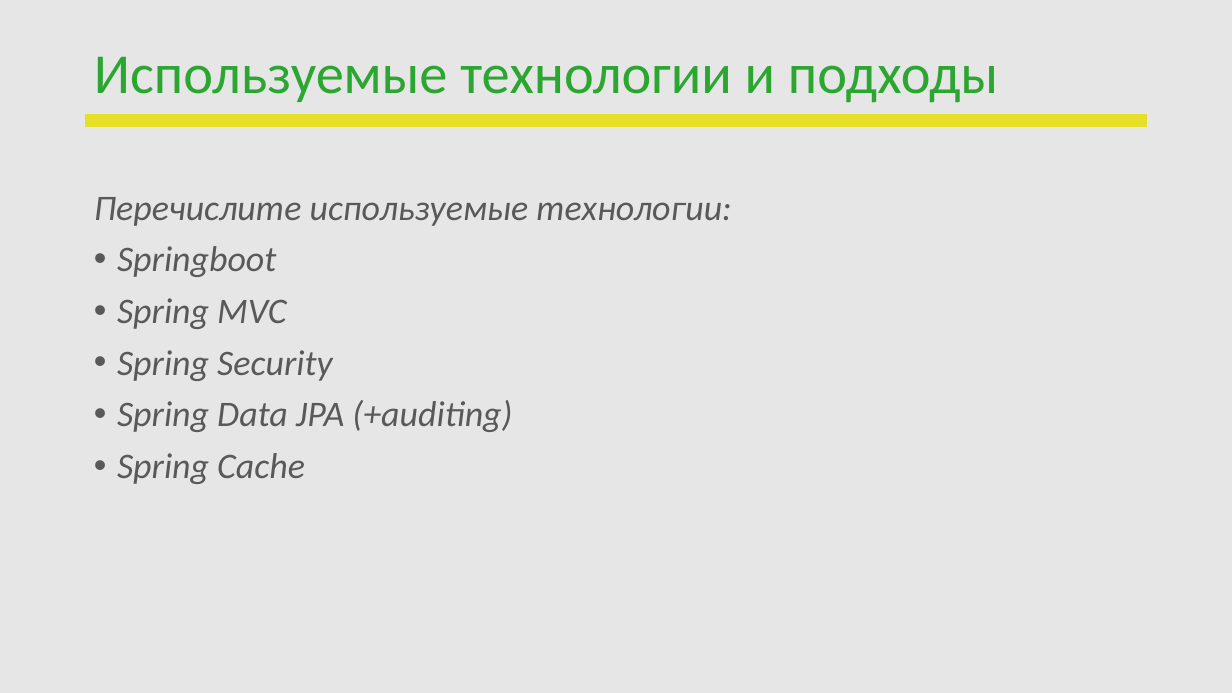
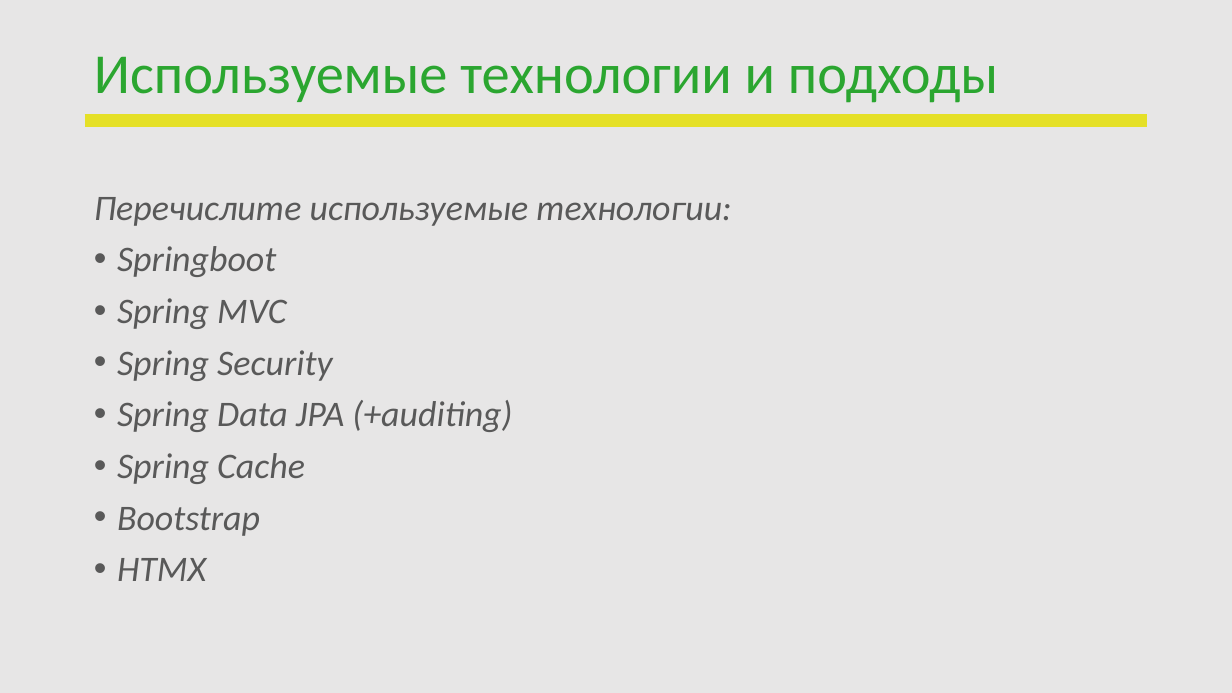
Before and after one commit to CvitoyBamp/reboot-hotel, a slide deck: slide 5 of Школа_JD_Защита_проекта Hotel.2024.pptx. Drawn at 1232x693 pixels with LibreOffice and Linux fonts; fonts in the diff are those of the drawing; background and template pictures are left out. Boxes give left, top, right and bottom in pixels: in the first picture for what was removed or moved away, otherwise in the second. Text is boxed around its words. In the diff, an @@ line names an element or a change of style, - is before the commit and + after.

```diff
--- a/Школа_JD_Защита_проекта Hotel.2024.pptx
+++ b/Школа_JD_Защита_проекта Hotel.2024.pptx
@@ text at [117, 507, 260, 581]: paragraphs added @@
+• Bootstrap
+• HTMX
```
Also in this commit, not shown: 2 other slides changed.
